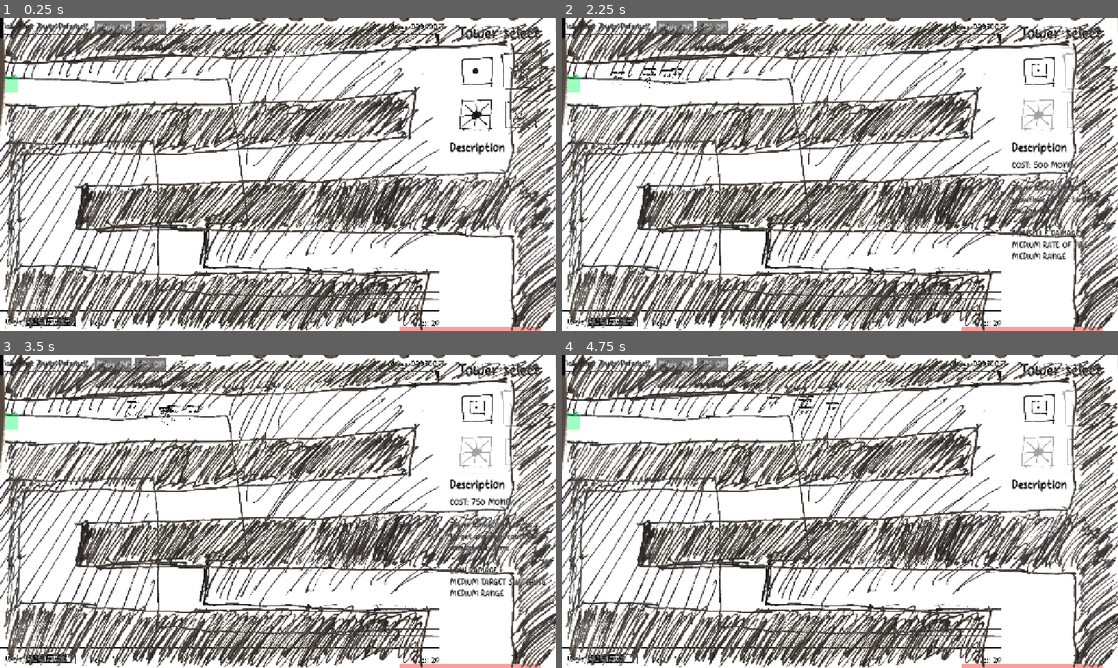
Above: before the commit, frames 1-4 (two rows, left to right).
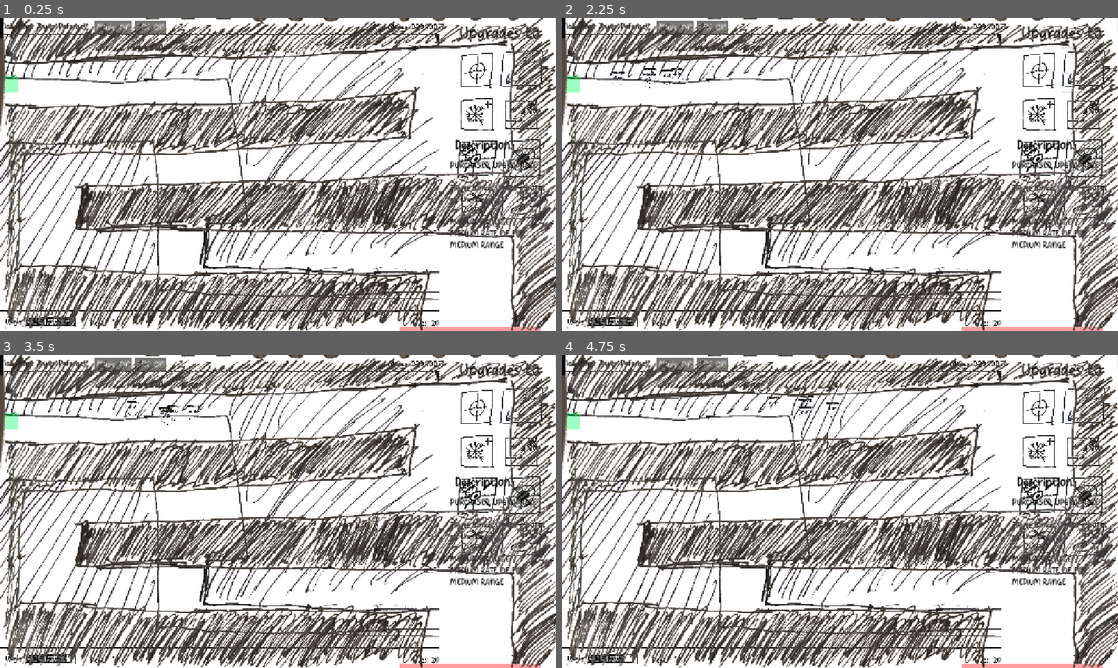
Above: after the commit, the same moments.

Repository: OzuYatamutsu/notebook-tower-defense
Game: Godot game, scene res://levels/level_cools.tscn
Two runs of this game, one before a commit and one after it. Both use one fixed random seed, a clock stepped at 60 frames per second and the inputs below. This scene is started directly instead of the project's main scene.
Inputs (mouse positions are in pixels of both pictures, inside the frame that each line leads up to):
- Up to frame 1 (0.25 s): no input
- Up to frame 2 (2.25 s): click (1040, 71) at 0.52 s; click (1040, 71) at 1.27 s; click (1084, 71) at 2.02 s
- Up to frame 3 (3.5 s): click (478, 452) at 2.77 s
- Up to frame 4 (4.75 s): click (1084, 452) at 3.52 s; click (1040, 495) at 4.27 s

The runs differ from the first frame. In frame 1, 2.6% of the frame differs, in the area x 80-98%, y 2-74%; in frame 2, 2.8%; in frame 3, 2.9%, in the area x 76-99%, y 1-78%; in frame 4, 2.7%.
Error after the commit: Invalid assignment of property or key 'text' with value of type 'String' on a base object of type 'null instance'. (res://components/tower_info_and_buy_panel.g…

Commit message:
Start adding UI for upgrade tower functionality

Diff:
--- a/components/TowerInfoAndBuyPanel.tscn
+++ b/components/TowerInfoAndBuyPanel.tscn
@@ -6,6 +6,14 @@
 [ext_resource type="Texture2D" uid="uid://c4dkvwmi2ruas" path="res://sprites/slow_tower.png" id="4_opbea"]
 [ext_resource type="Texture2D" uid="uid://g87h1qmpfpbw" path="res://sprites/laser_tower.png" id="5_klabk"]
 [ext_resource type="Texture2D" uid="uid://cxaf3su3dtsko" path="res://sprites/spike_tower.png" id="6_b0dq2"]
+[ext_resource type="Texture2D" uid="uid://cghgtn1xbpytp" path="res://sprites/sniper_tower.png" id="7_ulyyl"]
+[ext_resource type="Texture2D" uid="uid://deirl265idbr4" path="res://sprites/missile_tower.png" id="8_bikc4"]
+[ext_resource type="Texture2D" uid="uid://d0ienufrspg8b" path="res://sprites/slow_plus_tower.png" id="9_3gom7"]
+[ext_resource type="Texture2D" uid="uid://dk0sffag7l4wl" path="res://sprites/slowthrower_tower.png" id="10_xs3vc"]
+[ext_resource type="Texture2D" uid="uid://l1jkytjj0twq" path="res://sprites/fast_laser_tower_sprite.png" id="11_fbqfq"]
+[ext_resource type="Texture2D" uid="uid://c5lrlou0st7qp" path="res://sprites/heavy_laser_tower_sprite.png" id="12_ff8fn"]
+[ext_resource type="Texture2D" uid="uid://dsq2r4xqxamwy" path="res://sprites/poison_spike_tower.png" id="13_02p8k"]
+[ext_resource type="Texture2D" uid="uid://d2vhwo8ocr5ss" path="res://sprites/minelayer_tower.png" id="14_8tr6q"]
 
 [node name="TowerInfoAndBuyPanel" type="Control" groups=["tower_info_and_buy_panel"]]
 layout_mode = 3
@@ -26,12 +34,20 @@
 grow_horizontal = 0
 color = Color(1, 1, 1, 0.784314)
 
-[node name="TowerSelectLabel" type="Label" parent="."]
-layout_mode = 1
-anchors_preset = 1
-anchor_left = 1.0
-anchor_right = 1.0
-offset_left = -260.0
+[node name="BuyPanel" type="Control" parent="."]
+visible = false
+anchors_preset = 0
+offset_left = 1020.0
+offset_right = 1060.0
+offset_bottom = 40.0
+
+[node name="TowerSelectLabel" type="Label" parent="BuyPanel"]
+layout_mode = 1
+anchors_preset = 1
+anchor_left = 1.0
+anchor_right = 1.0
+offset_left = -40.0
+offset_right = 220.0
 offset_bottom = 66.0
 grow_horizontal = 0
 theme = ExtResource("2_vr3bv")
@@ -41,47 +57,47 @@
 horizontal_alignment = 1
 vertical_alignment = 1
 
-[node name="TowerSelectPanel" type="FlowContainer" parent="."]
+[node name="TowerSelectPanel" type="FlowContainer" parent="BuyPanel"]
 custom_minimum_size = Vector2(300, 0)
 layout_mode = 0
-offset_left = 1047.0
+offset_left = 27.0
 offset_top = 68.0
-offset_right = 2162.0
+offset_right = 1142.0
 offset_bottom = 1088.0
 scale = Vector2(0.2, 0.2)
 
-[node name="BulletTower" type="Button" parent="TowerSelectPanel"]
+[node name="BulletTower" type="Button" parent="BuyPanel/TowerSelectPanel"]
 layout_mode = 2
 mouse_default_cursor_shape = 2
 icon = ExtResource("3_ufyar")
 flat = true
 
-[node name="SlowTower" type="Button" parent="TowerSelectPanel"]
+[node name="SlowTower" type="Button" parent="BuyPanel/TowerSelectPanel"]
 layout_mode = 2
 mouse_default_cursor_shape = 2
 icon = ExtResource("4_opbea")
 flat = true
 
-[node name="LaserTower" type="Button" parent="TowerSelectPanel"]
+[node name="LaserTower" type="Button" parent="BuyPanel/TowerSelectPanel"]
 layout_mode = 2
 mouse_default_cursor_shape = 2
 icon = ExtResource("5_klabk")
 flat = true
 
-[node name="SpikeTower" type="Button" parent="TowerSelectPanel"]
+[node name="SpikeTower" type="Button" parent="BuyPanel/TowerSelectPanel"]
 layout_mode = 2
 mouse_default_cursor_shape = 2
 icon = ExtResource("6_b0dq2")
 flat = true
 
-[node name="DescriptionLabel" type="Label" parent="."]
-layout_mode = 1
-anchors_preset = 1
-anchor_left = 1.0
-anchor_right = 1.0
-offset_left = -245.0
+[node name="DescriptionLabel" type="Label" parent="BuyPanel"]
+layout_mode = 1
+anchors_preset = 1
+anchor_left = 1.0
+anchor_right = 1.0
+offset_left = -25.0
 offset_top = 264.0
-offset_right = -95.0
+offset_right = 125.0
 offset_bottom = 330.0
 grow_horizontal = 0
 theme = ExtResource("2_vr3bv")
@@ -90,20 +106,112 @@
 text = "Description"
 vertical_alignment = 1
 
-[node name="DescriptionPanel" type="Label" parent="."]
-layout_mode = 1
-anchors_preset = 1
-anchor_left = 1.0
-anchor_right = 1.0
-offset_left = -245.0
+[node name="UpgradePanel" type="Control" parent="."]
+anchors_preset = 0
+offset_left = 1020.0
+offset_right = 1060.0
+offset_bottom = 40.0
+
+[node name="UpgradesToLabel" type="Label" parent="UpgradePanel"]
+layout_mode = 1
+anchors_preset = 1
+anchor_left = 1.0
+anchor_right = 1.0
+offset_left = -40.0
+offset_right = 220.0
+offset_bottom = 66.0
+grow_horizontal = 0
+theme = ExtResource("2_vr3bv")
+theme_override_colors/font_color = Color(0, 0, 0, 1)
+theme_override_font_sizes/font_size = 40
+text = "Upgrades to"
+horizontal_alignment = 1
+vertical_alignment = 1
+
+[node name="TowerUpgradePanel" type="FlowContainer" parent="UpgradePanel"]
+custom_minimum_size = Vector2(300, 0)
+layout_mode = 0
+offset_left = 27.0
+offset_top = 68.0
+offset_right = 1142.0
+offset_bottom = 1125.0
+scale = Vector2(0.2, 0.2)
+
+[node name="SniperTower" type="Button" parent="UpgradePanel/TowerUpgradePanel"]
+layout_mode = 2
+mouse_default_cursor_shape = 2
+icon = ExtResource("7_ulyyl")
+flat = true
+
+[node name="MissileTower" type="Button" parent="UpgradePanel/TowerUpgradePanel"]
+layout_mode = 2
+mouse_default_cursor_shape = 2
+icon = ExtResource("8_bikc4")
+flat = true
+
+[node name="SlowflakeTower" type="Button" parent="UpgradePanel/TowerUpgradePanel"]
+layout_mode = 2
+mouse_default_cursor_shape = 2
+icon = ExtResource("9_3gom7")
+flat = true
+
+[node name="SlowthrowerTower" type="Button" parent="UpgradePanel/TowerUpgradePanel"]
+layout_mode = 2
+mouse_default_cursor_shape = 2
+icon = ExtResource("10_xs3vc")
+flat = true
+
+[node name="FastLaserTower" type="Button" parent="UpgradePanel/TowerUpgradePanel"]
+layout_mode = 2
+mouse_default_cursor_shape = 2
+icon = ExtResource("11_fbqfq")
+flat = true
+
+[node name="HeavyLaserTower" type="Button" parent="UpgradePanel/TowerUpgradePanel"]
+layout_mode = 2
+mouse_default_cursor_shape = 2
+icon = ExtResource("12_ff8fn")
+flat = true
+
+[node name="PoisonSpikeTower" type="Button" parent="UpgradePanel/TowerUpgradePanel"]
+layout_mode = 2
+mouse_default_cursor_shape = 2
+icon = ExtResource("13_02p8k")
+flat = true
+
+[node name="MinelayerTower" type="Button" parent="UpgradePanel/TowerUpgradePanel"]
+layout_mode = 2
+mouse_default_cursor_shape = 2
+icon = ExtResource("14_8tr6q")
+flat = true
+
+[node name="DescriptionLabel" type="Label" parent="UpgradePanel"]
+layout_mode = 2
+offset_left = 27.0
+offset_top = 272.8
+offset_right = 154.0
+offset_bottom = 305.8
+grow_horizontal = 0
+theme = ExtResource("2_vr3bv")
+theme_override_colors/font_color = Color(0, 0, 0, 1)
+theme_override_font_sizes/font_size = 30
+text = "Description"
+vertical_alignment = 1
+
+[node name="DescriptionPanel" type="Label" parent="UpgradePanel"]
+layout_mode = 1
+anchors_preset = 1
+anchor_left = 1.0
+anchor_right = 1.0
+offset_left = -25.0
 offset_top = 326.0
-offset_right = -19.0
+offset_right = 201.0
 offset_bottom = 573.0
 grow_horizontal = 0
 theme = ExtResource("2_vr3bv")
 theme_override_colors/font_color = Color(0, 0, 0, 1)
 theme_override_font_sizes/font_size = 20
-text = "COST: 100 MONEY
+text = "PURCHASED, UPGRADABLE
 
 Tower which shoots a bullet at the target.
 
Not shown: 1 places in components/TowerInfoAndBuyPanel.tscn that only renumber resources
